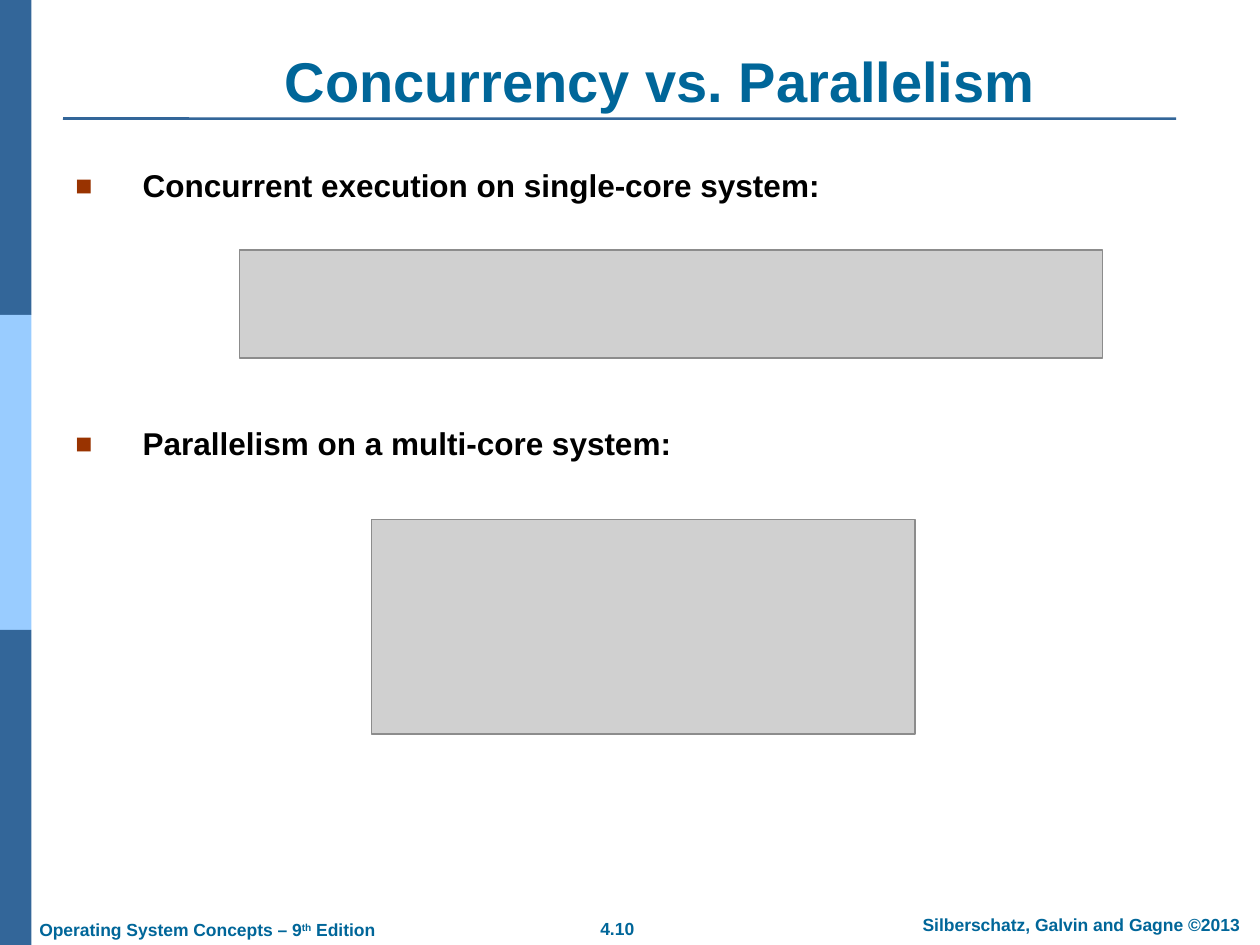
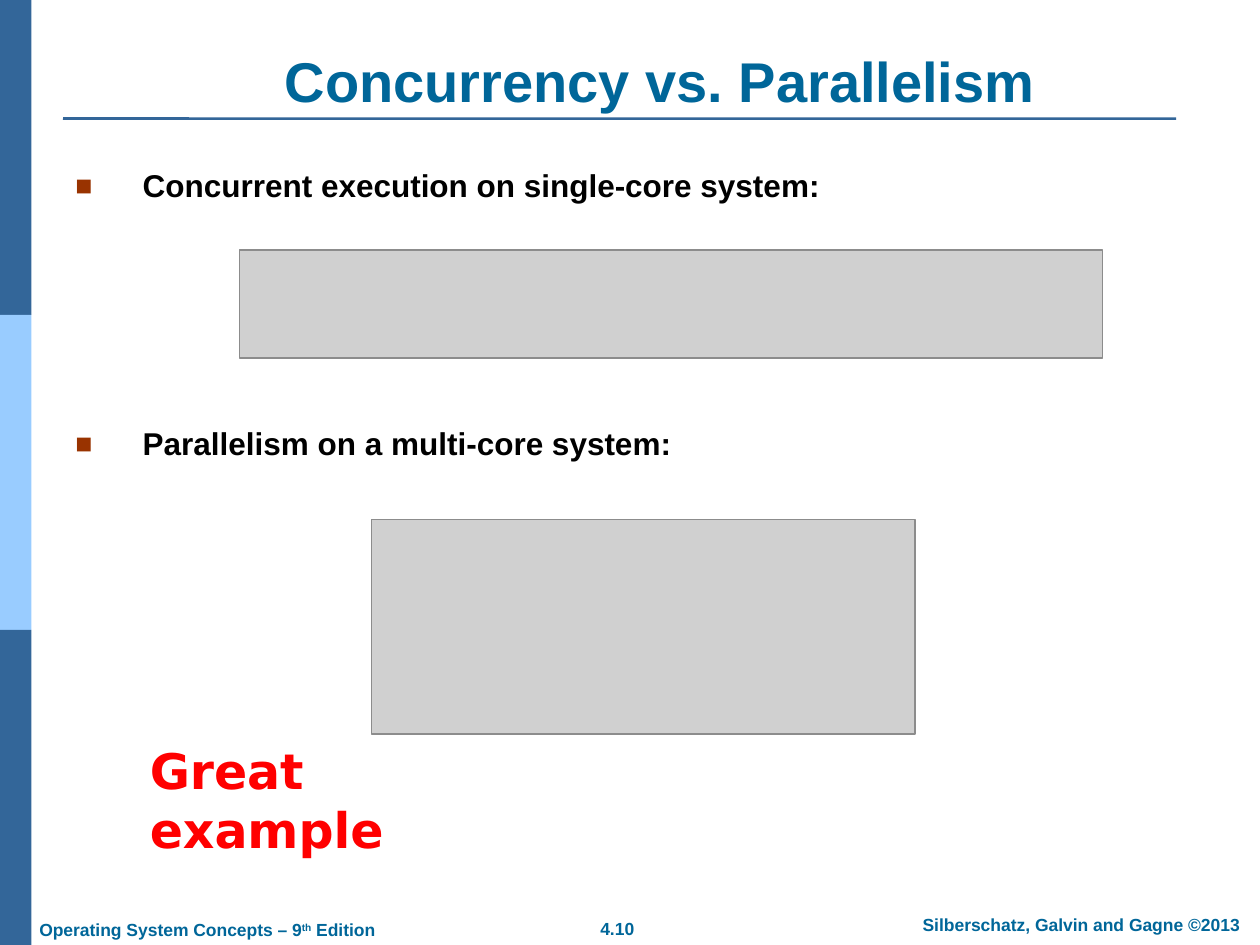
Before and after one commit to shohan12727/CSE, a slide deck: slide 10 of OS/lecture-slides/ch4.ppt. Drawn at 1260x945 pixels with LibreOffice and Linux fonts; fonts in the diff are those of the drawing; grey boxes stand for pictures; background and template pictures are left out. Boxes give left, top, right and bottom in pixels: in the first picture for what was removed or moved away, otherwise in the second. Text is boxed around its words. In the diff, an @@ line names an element or a change of style, - is before the commit and + after.

```diff
--- a/OS/lecture-slides/ch4.ppt
+++ b/OS/lecture-slides/ch4.ppt
@@ text added at (150,752,384,859), 28 pt, text #FF0000, bold @@
+Great example
```
Also in this commit, not shown: 1 other slide changed, 4 other files.
